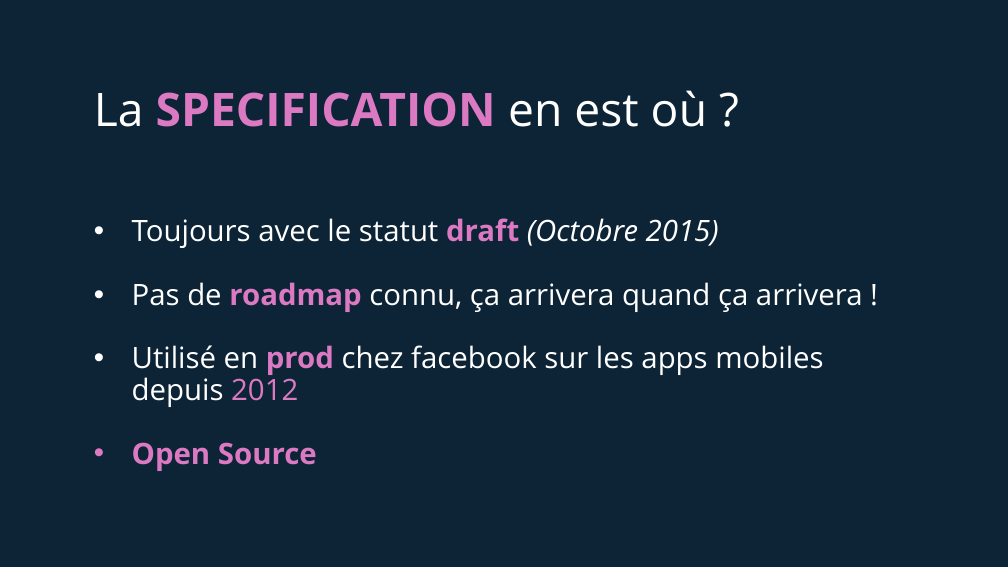
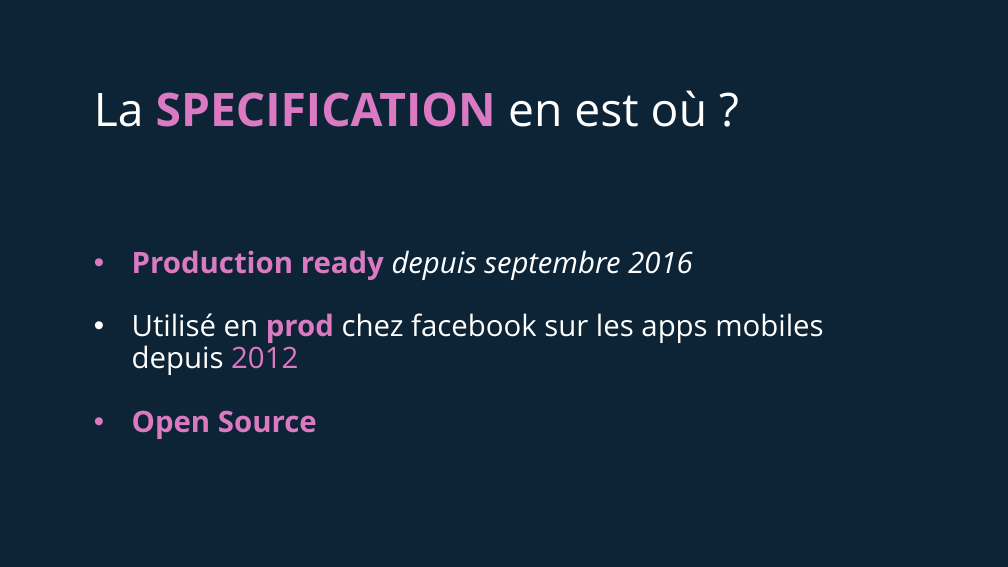
Before and after one commit to tsunammis/graphql-the-new-age-of-api, a slide deck: slide 5 of introduction-graphql.pptx. Drawn at 1008x567 pixels with LibreOffice and Linux fonts; fonts in the diff are those of the drawing. Boxes give left, top, right and bottom in pixels: in the first picture for what was removed or moved away, otherwise in the second. Text is boxed around its words. In the diff, an @@ line names an element or a change of style, - is before the commit and + after.

```diff
--- a/introduction-graphql.pptx
+++ b/introduction-graphql.pptx
@@ text at <box>132,250,693,280</box>: text changed; italic on @@
-• Toujours avec le statut draft (Octobre 2015)
-• Pas de roadmap connu, ça arrivera quand ça arrivera !
+• Production ready depuis septembre 2016
```
Also in this commit, not shown: 4 other slides changed, 2 other files.
